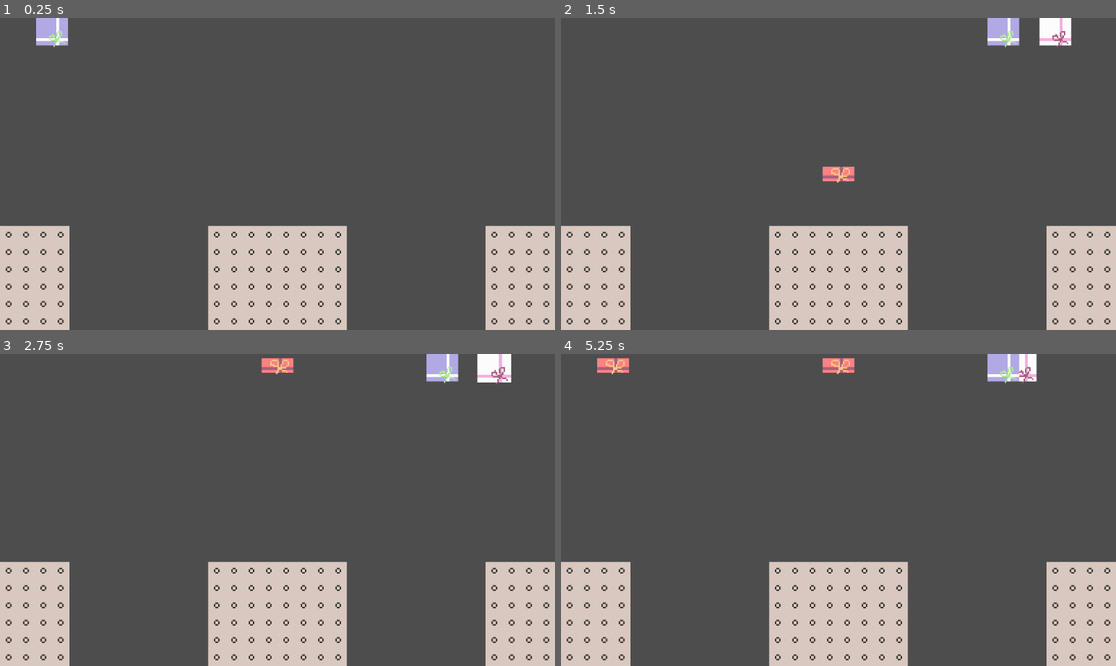
Above: before the commit, frames 1-4 (two rows, left to right).
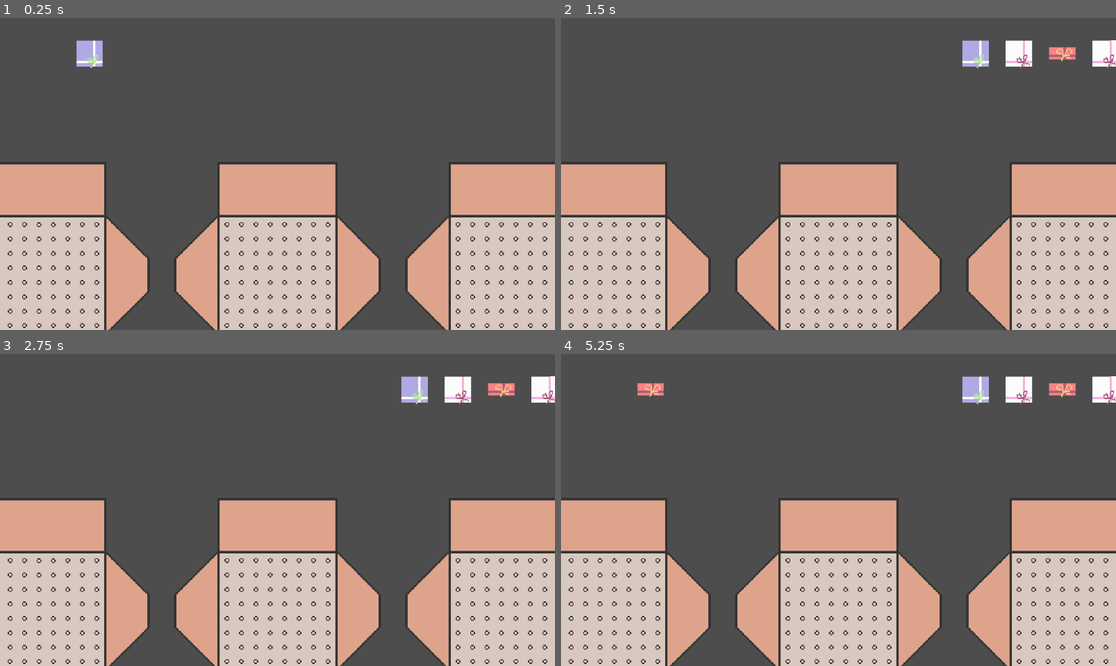
Above: after the commit, the same moments.

Repository: SuperDuperOrganisationsname/DevsThatJam9
Game: Godot game, scene res://scenes/main.tscn
The game is run twice, just before and just after one commit, with the same random seed, the same clock (stepped at 60 frames per second) and the same inputs.
Inputs (mouse positions are in pixels of both pictures, inside the frame that each line leads up to):
- Up to frame 1 (0.25 s): no input
- Up to frame 2 (1.5 s): move the mouse to (744, 30) at 0.52 s; press the mouse at (744, 30) at 0.53 s; move the mouse to (1104, 30) at 1.27 s; release the mouse at (1104, 30) at 1.28 s; click (1104, 30) at 1.35 s
- Up to frame 3 (2.75 s): tap Enter at 2 s; move the mouse to (493, 366) at 2.02 s; press the mouse at (493, 366) at 2.03 s
- Up to frame 4 (5.25 s): tap Space at 2.75, 4.25 s; move the mouse to (1005, 366) at 2.77 s; release the mouse at (1005, 366) at 2.78 s; click (1005, 366) at 2.85 s; tap Enter at 3.5, 5 s; move the mouse to (1005, 556) at 3.52 s; press the mouse at (1005, 556) at 3.53 s; move the mouse to (672, 463) at 4.27 s; release the mouse at (672, 463) at 4.28 s; click (672, 463) at 4.35 s; move the mouse to (866, 510) at 5.02 s; press the mouse at (866, 510) at 5.03 s

The runs differ from the first frame. In frame 1, 27% of the frame differs, in the area x 0-100%, y 0-100%; in frame 2, 29%; in frame 3, 29%; in frame 4, 29%.

Commit message:
added shipping box animation to main scene

Diff:
--- a/scenes/main.tscn
+++ b/scenes/main.tscn
@@ -1,9 +1,10 @@
-[gd_scene load_steps=5 format=3 uid="uid://d4ep52oxx3stn"]
+[gd_scene load_steps=6 format=3 uid="uid://d4ep52oxx3stn"]
 
 [ext_resource type="Script" path="res://scripts/gameplay.gd" id="1_2ur0b"]
-[ext_resource type="PackedScene" uid="uid://csyvvlqifwl87" path="res://scenes/packing_grid.tscn" id="1_bkw12"]
+[ext_resource type="PackedScene" path="res://scenes/packing_grid.tscn" id="1_bkw12"]
 [ext_resource type="PackedScene" uid="uid://dadtonw6mrlp8" path="res://scenes/present_sfx_player.tscn" id="2_vh1fj"]
 [ext_resource type="Theme" uid="uid://8khgiwggp4ed" path="res://assets/basic_theme.tres" id="3_5xp6s"]
+[ext_resource type="PackedScene" uid="uid://l2cn8p0ahxlw" path="res://scenes/shipping_box.tscn" id="5_cikjy"]
 
 [node name="Main" type="Node2D"]
 script = ExtResource("1_2ur0b")
@@ -32,7 +33,7 @@
 autostart = true
 
 [node name="Camera2D" type="Camera2D" parent="."]
-zoom = Vector2(3, 3)
+zoom = Vector2(2.5, 2.5)
 
 [node name="Packages" type="Node2D" parent="."]
 
@@ -52,6 +53,20 @@
 
 [node name="PackingGrid" parent="Packages/Package3" instance=ExtResource("1_bkw12")]
 color = 2
+
+[node name="ShippingBox1" parent="." instance=ExtResource("5_cikjy")]
+position = Vector2(-192, 84)
+animation = &"ClosePackage"
+frame = 2
+frame_progress = 0.25845
+
+[node name="ShippingBox2" parent="." instance=ExtResource("5_cikjy")]
+position = Vector2(0, 84)
+frame_progress = 0.998085
+
+[node name="ShippingBox3" parent="." instance=ExtResource("5_cikjy")]
+position = Vector2(192, 84)
+frame_progress = 0.998085
 
 [node name="Gifts" type="Node2D" parent="."]
 
--- /dev/null
+++ b/scenes/shipping_box.tscn
@@ -0,0 +1,163 @@
+[gd_scene load_steps=23 format=3 uid="uid://l2cn8p0ahxlw"]
+
+[ext_resource type="Texture2D" uid="uid://cvsmc113tw1qf" path="res://assets/art/ShippingBoxSpriteSheet.png" id="1_yc8gb"]
+
+[sub_resource type="AtlasTexture" id="AtlasTexture_mjbpm"]
+atlas = ExtResource("1_yc8gb")
+region = Rect2(0, 0, 188, 188)
+
+[sub_resource type="AtlasTexture" id="AtlasTexture_5pkl1"]
+atlas = ExtResource("1_yc8gb")
+region = Rect2(188, 0, 188, 188)
+
+[sub_resource type="AtlasTexture" id="AtlasTexture_c0kis"]
+atlas = ExtResource("1_yc8gb")
+region = Rect2(376, 0, 188, 188)
+
+[sub_resource type="AtlasTexture" id="AtlasTexture_pxnxa"]
+atlas = ExtResource("1_yc8gb")
+region = Rect2(564, 0, 188, 188)
+
+[sub_resource type="AtlasTexture" id="AtlasTexture_0rh6g"]
+atlas = ExtResource("1_yc8gb")
+region = Rect2(752, 0, 188, 188)
+
+[sub_resource type="AtlasTexture" id="AtlasTexture_od65g"]
+atlas = ExtResource("1_yc8gb")
+region = Rect2(940, 0, 188, 188)
+
+[sub_resource type="AtlasTexture" id="AtlasTexture_xwykf"]
+atlas = ExtResource("1_yc8gb")
+region = Rect2(1128, 0, 188, 188)
+
+[sub_resource type="AtlasTexture" id="AtlasTexture_x34wg"]
+atlas = ExtResource("1_yc8gb")
+region = Rect2(1316, 0, 188, 188)
+
+[sub_resource type="AtlasTexture" id="AtlasTexture_w0a7a"]
+atlas = ExtResource("1_yc8gb")
+region = Rect2(1504, 0, 188, 188)
+
+[sub_resource type="AtlasTexture" id="AtlasTexture_3vhye"]
+atlas = ExtResource("1_yc8gb")
+region = Rect2(1692, 0, 188, 188)
+
+[sub_resource type="AtlasTexture" id="AtlasTexture_475kk"]
+atlas = ExtResource("1_yc8gb")
+region = Rect2(1880, 0, 188, 188)
+
+[sub_resource type="AtlasTexture" id="AtlasTexture_6jjiw"]
+atlas = ExtResource("1_yc8gb")
+region = Rect2(2068, 0, 188, 188)
+
+[sub_resource type="AtlasTexture" id="AtlasTexture_q4knq"]
+atlas = ExtResource("1_yc8gb")
+region = Rect2(2256, 0, 188, 188)
+
+[sub_resource type="AtlasTexture" id="AtlasTexture_tudsy"]
+atlas = ExtResource("1_yc8gb")
+region = Rect2(2444, 0, 188, 188)
+
+[sub_resource type="AtlasTexture" id="AtlasTexture_dxkw6"]
+atlas = ExtResource("1_yc8gb")
+region = Rect2(2632, 0, 188, 188)
+
+[sub_resource type="AtlasTexture" id="AtlasTexture_o6d5d"]
+atlas = ExtResource("1_yc8gb")
+region = Rect2(2820, 0, 188, 188)
+
+[sub_resource type="AtlasTexture" id="AtlasTexture_j556y"]
+atlas = ExtResource("1_yc8gb")
+region = Rect2(3008, 0, 188, 188)
+
+[sub_resource type="AtlasTexture" id="AtlasTexture_17wtx"]
+atlas = ExtResource("1_yc8gb")
+region = Rect2(3196, 0, 188, 188)
+
+[sub_resource type="AtlasTexture" id="AtlasTexture_ytpau"]
+atlas = ExtResource("1_yc8gb")
+region = Rect2(3384, 0, 188, 188)
+
+[sub_resource type="AtlasTexture" id="AtlasTexture_7fhfr"]
+atlas = ExtResource("1_yc8gb")
+region = Rect2(0, 0, 188, 188)
+
+[sub_resource type="SpriteFrames" id="SpriteFrames_1php2"]
+animations = [{
+"frames": [{
+"duration": 1.0,
+"texture": SubResource("AtlasTexture_mjbpm")
+}, {
+"duration": 1.0,
+"texture": SubResource("AtlasTexture_5pkl1")
+}, {
+"duration": 1.0,
+"texture": SubResource("AtlasTexture_c0kis")
+}, {
+"duration": 1.0,
+"texture": SubResource("AtlasTexture_pxnxa")
+}, {
+"duration": 1.0,
+"texture": SubResource("AtlasTexture_0rh6g")
+}, {
+"duration": 1.0,
+"texture": SubResource("AtlasTexture_od65g")
+}, {
+"duration": 1.0,
+"texture": SubResource("AtlasTexture_xwykf")
+}, {
+"duration": 1.0,
+"texture": SubResource("AtlasTexture_x34wg")
+}, {
+"duration": 1.0,
+"texture": SubResource("AtlasTexture_w0a7a")
+}, {
+"duration": 1.0,
+"texture": SubResource("AtlasTexture_3vhye")
+}, {
+"duration": 1.0,
+"texture": SubResource("AtlasTexture_475kk")
+}, {
+"duration": 1.0,
+"texture": SubResource("AtlasTexture_6jjiw")
+}, {
+"duration": 1.0,
+"texture": SubResource("AtlasTexture_q4knq")
+}, {
+"duration": 1.0,
+"texture": SubResource("AtlasTexture_tudsy")
+}, {
+"duration": 1.0,
+"texture": SubResource("AtlasTexture_dxkw6")
+}, {
+"duration": 1.0,
+"texture": SubResource("AtlasTexture_o6d5d")
+}, {
+"duration": 1.0,
+"texture": SubResource("AtlasTexture_j556y")
+}, {
+"duration": 1.0,
+"texture": SubResource("AtlasTexture_17wtx")
+}, {
+"duration": 1.0,
+"texture": SubResource("AtlasTexture_ytpau")
+}],
+"loop": false,
+"name": &"ClosePackage",
+"speed": 26.0
+}, {
+"frames": [{
+"duration": 1.0,
+"texture": SubResource("AtlasTexture_7fhfr")
+}],
+"loop": true,
+"name": &"PackageStillOpen",
+"speed": 5.0
+}]
+
+[node name="ShippingBox" type="AnimatedSprite2D"]
+sprite_frames = SubResource("SpriteFrames_1php2")
+animation = &"ClosePackage"
+autoplay = "PackageStillOpen"
+frame = 18
+frame_progress = 1.0
--- a/scripts/gameplay.gd
+++ b/scripts/gameplay.gd
@@ -120,16 +120,19 @@
 
 	var score: int = 0
 	if i == 0:
+		$ShippingBox1.play("ClosePackage")
 		score += $Packages/Package1/PackingGrid.reset_grid()
 
 		var cd = (1.0 - (score as float / 64.0)) * base_cd
 		$Timer/Button1CD.start(cd)
 	elif i == 1:
+		$ShippingBox2.play("ClosePackage")
 		score += $Packages/Package2/PackingGrid.reset_grid()
 
 		var cd = (1.0 - (score as float / 64.0)) * base_cd
 		$Timer/Button2CD.start(cd)
 	elif i == 2:
+		$ShippingBox3.play("ClosePackage")
 		score += $Packages/Package3/PackingGrid.reset_grid()
 
 		var cd = (1.0 - (score as float / 64.0)) * base_cd
Not shown, added: assets/art/ShippingBoxSpriteSheet.png.import
